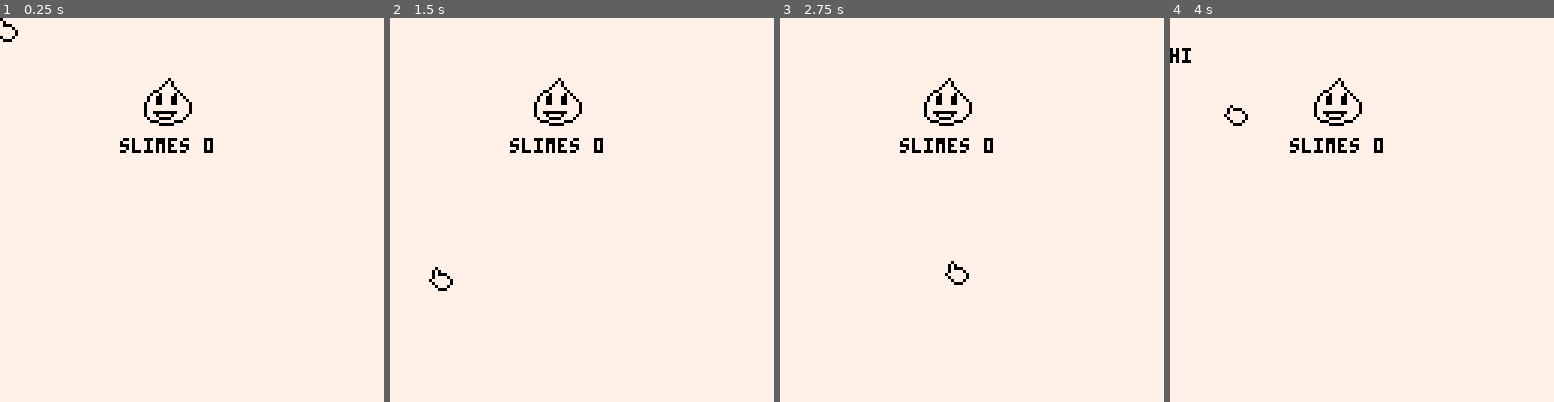
Above: before the commit, frames 1-4 (left to right).
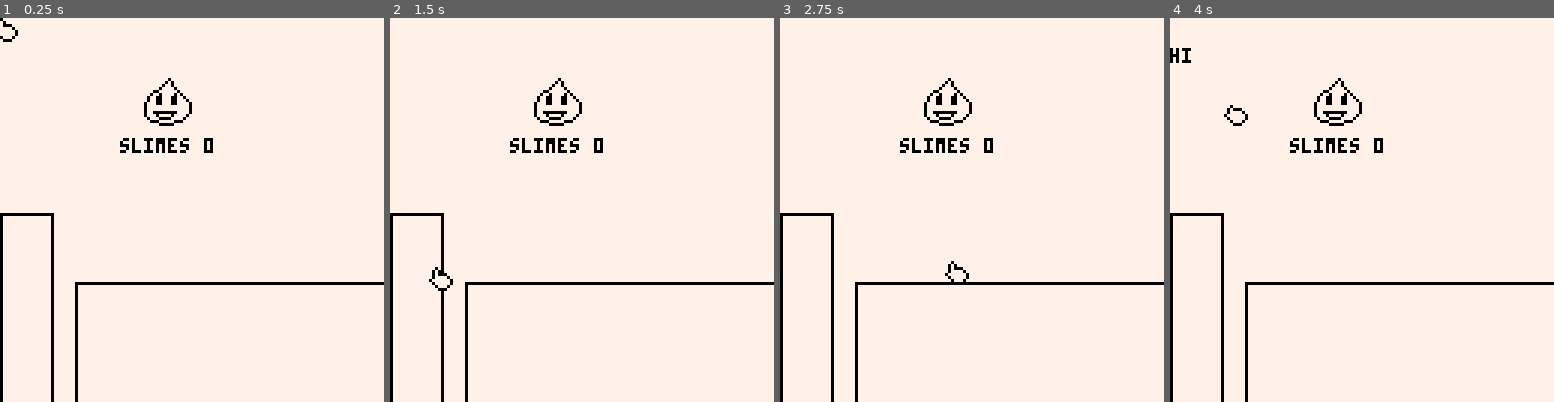
Above: after the commit, the same moments.

Repository: FIXMESTEVE/Slime-Clicker
Game: PICO-8 cartridge clickerhero.p8
The game is run twice, just before and just after one commit, with the same random seed, the same clock (stepped at 60 frames per second) and the same inputs.
Inputs (mouse positions are in pixels of both pictures, inside the frame that each line leads up to):
- Up to frame 1 (0.25 s): no input
- Up to frame 2 (1.5 s): click (670, 121) at 0.67 s; click (436, 267) at 1.22 s
- Up to frame 3 (2.75 s): click (887, 114) at 1.77 s; click (952, 259) at 2.32 s
- Up to frame 4 (4 s): click (1404, 106) at 2.87 s; click (1465, 256) at 3.42 s; click (1231, 102) at 3.97 s

The runs differ from the first frame. In frame 1, 1.7% of the frame differs, in the area x 0-100%, y 50-100%; in frame 2, 1.7%; in frame 3, 1.7%; in frame 4, 1.7%.

Commit message:
preliminary work on hud stuff

Diff:
--- a/clickerhero.p8
+++ b/clickerhero.p8
@@ -11,23 +11,44 @@
 	p.gold=0
 	p.lvl=1
 	p.hp=1000
+	consolesize=40
 	monsters={}
 	bglove={}
 	bglove.autodmg=1
 	bglove.cost=100
 	bglove.amount=0
+	bglove.spr=81
+	bglove.x=0
+	bglove.y=64
+	bglove.w=2
+	bglove.h=2
 	btree={}
 	btree.autodmg=1
 	btree.cost=100
 	btree.amount=0
+	btree.spr=81
+	btree.x=0
+	btree.y=64
+	btree.w=2
+	btree.h=2
 	btrainer={}
 	btrainer.autodmg=1
 	btrainer.cost=100
 	btrainer.amount=0
+	btrainer.spr=81
+	btrainer.x=0
+	btrainer.y=64
+	btrainer.w=2
+	btrainer.h=2
 	binn={}
 	binn.autodmg=1
 	binn.cost=100
 	binn.amount=0
+	binn.spr=81
+	binn.x=0
+	binn.y=64
+	binn.w=2
+	binn.h=2
 	buildings={bglove, btree, btrainer, binn}
  oldb=0
 
@@ -69,6 +90,11 @@
 	end
 end
 
+function drawhud()
+	rect(0,128,buildings[1].w*8+1,buildings[1].h*8*4+1,0) --buildings
+	rect(buildings[1].w*8+8+1, 128, 128,128-consolesize,0) --console
+end
+
 -- x= -1 * (((lefthp*(m.x+m.w*8-1))/fullhp) - m.x - 8*m.w) final formula for damage offset on lifebars?
 
 function autoattack()
@@ -88,6 +114,7 @@
 
 function _draw()
 	drawmonsters()
+	drawhud()
  print("slimes "..p.gold, 40, 40, 0)
 	--circ(x, y, 2, 14) --draw at mouse coord
 
